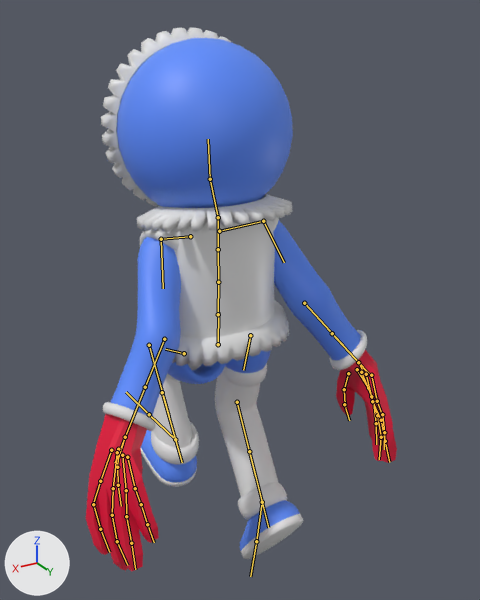
The FBX model Assets/Character/PlayerCharacter.fbx as it was, and as the next commit left it.
One viewpoint serves both versions: a 50 mm lens placed at (1.52, 2.68, 2.88), pointed at (-0.16, -0.12, 1.48). Every picture has the same lights, and +X, +Y and +Z are marked at lower left. Both versions are drawn at frame 14 of the action 'root|Jump2'; the numbers are the values there. The bones that bend it are drawn over the model as lines.

In view in the first picture: 'Hat', 'LeftArm', 'LeftHand', 'LeftLeg', 'RightHand', 'RightLeg', 'Shoes', 'Torso'.
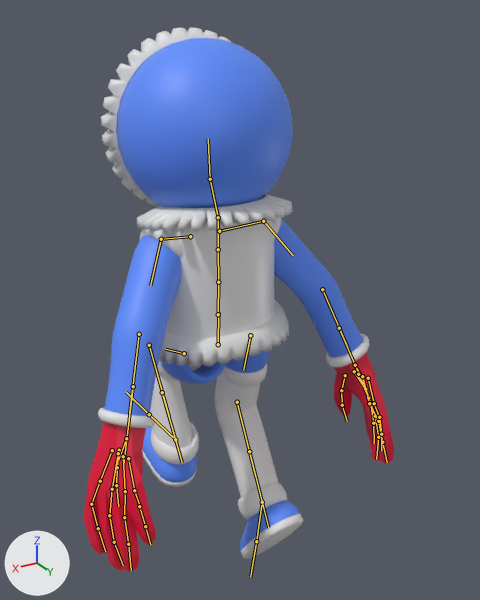
What the commit changed:
Bone 'arm_stretch.r' (bone_arm_stretch_r) turns from (-80, 15, -69) to (-66, -24, 32) degrees about its own x, y and z.
Bone 'arm_twist.r' (bone_arm_twist_r) turns from (0, -63, 0) to (0, 44, 0) degrees about its own x, y and z.
Bone 'forearm_stretch.r' (bone_forearm_stretch_r) turns from (0, 0, 19) to (0, 0, 14) degrees about its own x, y and z.
Bone 'forearm_twist.r' (bone_forearm_twist_r) turns from (0, -59, 0) to (0, 49, 0) degrees about its own x, y and z.
Bone 'hand.r' (bone_hand_r) turns from (-42, -51, 21) to (6, 48, -6) degrees about its own x, y and z.
Bone 'arm_stretch.l' (bone_arm_stretch_l) turns from (-80, -15, 69) to (-66, 25, -32) degrees about its own x, y and z.
Bone 'arm_twist.l' (bone_arm_twist_l) turns from (0, 63, 0) to (0, -44, 0) degrees about its own x, y and z.
Bone 'forearm_stretch.l' (bone_forearm_stretch_l) turns from (0, 0, -19) to (0, 0, -15) degrees about its own x, y and z.
Bone 'forearm_twist.l' (bone_forearm_twist_l) turns from (0, 59, 0) to (0, -49, 0) degrees about its own x, y and z.
Bone 'hand.l' (bone_hand_l) turns from (-42, 51, -21) to (6, -48, 6) degrees about its own x, y and z.

Location of each change, (x1, y1, x2, y2) in pixels of the pictures (480 x 600 px):
'LeftArm', posed: before (103, 217, 367, 431); after (98, 217, 369, 428)
'LeftHand', posed: before (86, 414, 159, 571); after (84, 422, 156, 572)
'RightHand', posed: before (336, 350, 397, 463); after (334, 353, 394, 463)
bone 'arm_stretch.r', root to tip: before (263, 221) to (284, 262); after (263, 221) to (293, 255)
bone 'arm_twist.r', root to tip: before (263, 221) to (284, 262); after (263, 221) to (293, 255)
bone 'forearm_stretch.r', root to tip: before (304, 303) to (345, 348); after (322, 289) to (347, 347)
bone 'forearm_twist.r', root to tip: before (332, 333) to (371, 376); after (339, 328) to (363, 383)
bone 'hand.r', root to tip: before (358, 362) to (365, 376); after (355, 365) to (362, 378)
bone 'arm_stretch.l', root to tip: before (161, 239) to (163, 288); after (161, 239) to (150, 285)
bone 'arm_twist.l', root to tip: before (161, 239) to (163, 288); after (161, 239) to (150, 285)
bone 'forearm_stretch.l', root to tip: before (164, 339) to (135, 412); after (139, 334) to (129, 412)
bone 'forearm_twist.l', root to tip: before (145, 387) to (115, 462); after (133, 386) to (123, 465)
bone 'hand.l', root to tip: before (125, 437) to (118, 459); after (126, 438) to (118, 460)
